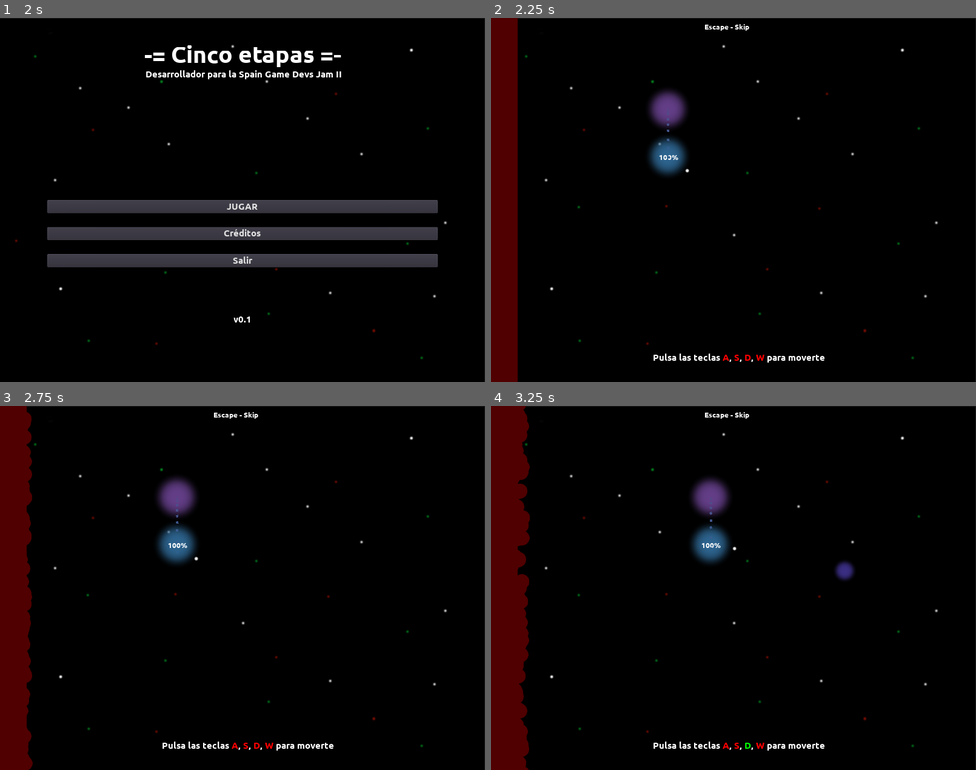
Above: before the commit, frames 1-4 (two rows, left to right).
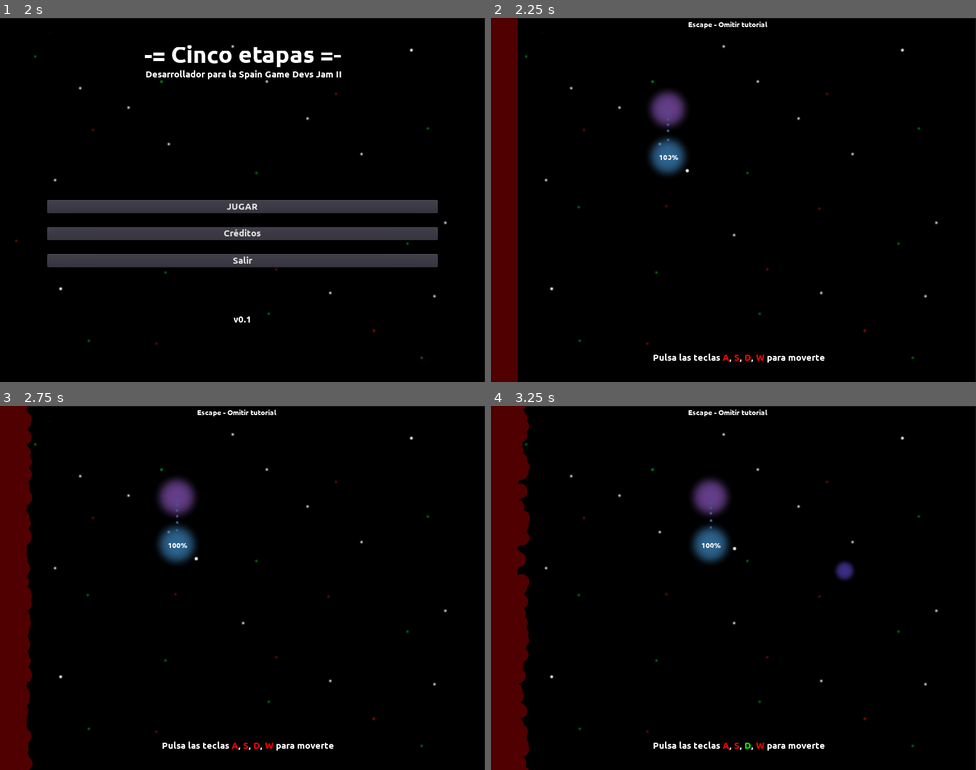
Above: after the commit, the same moments.

Repository: moisesjbc/cinco-etapas
Game: Godot game, scene res://menus/main_menu/main_menu.tscn
Two runs of this game, one before a commit and one after it. Both use one fixed random seed, a clock stepped at 60 frames per second and the inputs below.
Inputs (mouse positions are in pixels of both pictures, inside the frame that each line leads up to):
- Up to frame 1 (2 s): click "Créditos" at 0.5 s; click "Volver al menú principal" at 1.25 s
- Up to frame 2 (2.25 s): click "JUGAR" at 2 s
- Up to frame 3 (2.75 s): no input
- Up to frame 4 (3.25 s): tap Enter at 2.75 s; move the mouse to (840, 569) at 2.77 s; hold Right (ui_right) from 2.78 s (still down); click (840, 569) at 2.92 s; tap Space at 3.02 s

Frame 1 is identical in both runs. In frame 2, 0.2% of the frame differs, in the area x 40-57%, y 1-4%; in frame 3, 0.2%; in frame 4, 0.2%.

Commit message:
Minor fixes + fixed links in credits menu

Diff:
--- a/godot-project/menus/credits_menu/credits_menu.gd
+++ b/godot-project/menus/credits_menu/credits_menu.gd
@@ -3,3 +3,7 @@
 
 func _on_go_back_button_pressed():
 	get_tree().change_scene("res://menus/main_menu/main_menu.tscn")
+
+
+func _on_credits_body_meta_clicked(meta):
+	OS.shell_open(meta)
--- a/godot-project/menus/credits_menu/credits_menu.tscn
+++ b/godot-project/menus/credits_menu/credits_menu.tscn
@@ -52,22 +52,22 @@
 
 [node name="credits_title" type="Label" parent="margin_container/Panel/MarginContainer/vbox_container"]
 margin_right = 844.0
-margin_bottom = 14.0
+margin_bottom = 23.0
 custom_colors/font_color = Color( 1, 0.819608, 0, 1 )
 text = "Créditos"
 align = 1
 
 [node name="credits_body" type="RichTextLabel" parent="margin_container/Panel/MarginContainer/vbox_container"]
-margin_top = 24.0
+margin_top = 33.0
 margin_right = 844.0
-margin_bottom = 558.0
+margin_bottom = 549.0
 size_flags_horizontal = 3
 size_flags_vertical = 3
 bbcode_enabled = true
 bbcode_text = "[center]
 [color=#ffd100]Diseño, programación y gráficos[/color]
 
-Moisés J. Bonilla Caraballo ([url=www.moisesjose.com]www.moisesjose.com)[/url]
+Moisés J. Bonilla Caraballo ([url=https://www.moisesjose.com]www.moisesjose.com)[/url]
 
 [color=#ffd100]Trabajo de terceros[/color]
 
@@ -82,7 +82,7 @@
 [color=#ffd100]Software usado[/color]
 
 [url=https://godotengine.org/]Godot Engine[/url]
-[url=www.gimp.org]Gimp[/url]
+[url=https://www.gimp.org]Gimp[/url]
 [/center]"
 text = "
 Diseño, programación y gráficos
@@ -106,8 +106,9 @@
 "
 
 [node name="go_back_button" type="Button" parent="margin_container/Panel/MarginContainer/vbox_container"]
-margin_top = 568.0
+margin_top = 559.0
 margin_right = 844.0
 margin_bottom = 588.0
 text = "Volver al menú principal"
+[connection signal="meta_clicked" from="margin_container/Panel/MarginContainer/vbox_container/credits_body" to="." method="_on_credits_body_meta_clicked"]
 [connection signal="pressed" from="margin_container/Panel/MarginContainer/vbox_container/go_back_button" to="." method="_on_go_back_button_pressed"]
--- a/godot-project/menus/game_over/game_over.tscn
+++ b/godot-project/menus/game_over/game_over.tscn
@@ -8,20 +8,20 @@
 anchor_bottom = 1.0
 size_flags_horizontal = 3
 size_flags_vertical = 3
-custom_constants/margin_right = 300
-custom_constants/margin_top = 300
-custom_constants/margin_left = 300
-custom_constants/margin_bottom = 300
+custom_constants/margin_right = 250
+custom_constants/margin_top = 250
+custom_constants/margin_left = 250
+custom_constants/margin_bottom = 250
 script = ExtResource( 1 )
 __meta__ = {
 "_edit_use_anchors_": false
 }
 
 [node name="panel" type="Panel" parent="."]
-margin_left = 300.0
-margin_top = 300.0
-margin_right = 724.0
-margin_bottom = 468.0
+margin_left = 250.0
+margin_top = 250.0
+margin_right = 774.0
+margin_bottom = 518.0
 size_flags_horizontal = 3
 size_flags_vertical = 3
 
@@ -39,35 +39,35 @@
 [node name="CenterContainer" type="CenterContainer" parent="panel/margin_container"]
 margin_left = 20.0
 margin_top = 20.0
-margin_right = 404.0
-margin_bottom = 148.0
+margin_right = 504.0
+margin_bottom = 248.0
 __meta__ = {
 "_edit_use_anchors_": false
 }
 
 [node name="VBoxContainer" type="VBoxContainer" parent="panel/margin_container/CenterContainer"]
-margin_left = 108.0
-margin_top = 7.0
-margin_right = 275.0
-margin_bottom = 121.0
+margin_left = 120.0
+margin_top = 43.0
+margin_right = 363.0
+margin_bottom = 184.0
 custom_constants/separation = 30
 
 [node name="Label" type="Label" parent="panel/margin_container/CenterContainer/VBoxContainer"]
-margin_right = 167.0
-margin_bottom = 14.0
+margin_right = 243.0
+margin_bottom = 23.0
 text = "GAME OVER"
 align = 1
 
 [node name="restart_button" type="Button" parent="panel/margin_container/CenterContainer/VBoxContainer"]
-margin_top = 44.0
-margin_right = 167.0
-margin_bottom = 64.0
-text = "Intentar de nuevo"
+margin_top = 53.0
+margin_right = 243.0
+margin_bottom = 82.0
+text = "Intentarlo de nuevo"
 
 [node name="go_to_main_menu_button" type="Button" parent="panel/margin_container/CenterContainer/VBoxContainer"]
-margin_top = 94.0
-margin_right = 167.0
-margin_bottom = 114.0
+margin_top = 112.0
+margin_right = 243.0
+margin_bottom = 141.0
 text = "Volver al menú principal"
 [connection signal="pressed" from="panel/margin_container/CenterContainer/VBoxContainer/restart_button" to="." method="_on_restart_button_pressed"]
 [connection signal="pressed" from="panel/margin_container/CenterContainer/VBoxContainer/go_to_main_menu_button" to="." method="_on_go_to_main_menu_button_pressed"]
--- a/godot-project/menus/main_menu/main_menu.tscn
+++ b/godot-project/menus/main_menu/main_menu.tscn
@@ -59,7 +59,7 @@
 [node name="made_for_label" type="Label" parent="margin_container/root_vbox_container/title_margin_container/title_vbox_container"]
 margin_top = 61.0
 margin_right = 824.0
-margin_bottom = 75.0
+margin_bottom = 84.0
 text = "Desarrollador para la Spain Game Devs Jam II"
 align = 1
 
@@ -73,25 +73,25 @@
 
 [node name="play_button" type="Button" parent="margin_container/root_vbox_container/vbox_container"]
 margin_right = 824.0
-margin_bottom = 20.0
+margin_bottom = 29.0
 text = "JUGAR"
 
 [node name="credits_button" type="Button" parent="margin_container/root_vbox_container/vbox_container"]
-margin_top = 50.0
+margin_top = 59.0
 margin_right = 824.0
-margin_bottom = 70.0
+margin_bottom = 88.0
 text = "Créditos"
 
 [node name="exit_button" type="Button" parent="margin_container/root_vbox_container/vbox_container"]
-margin_top = 100.0
+margin_top = 118.0
 margin_right = 824.0
-margin_bottom = 120.0
+margin_bottom = 147.0
 text = "Salir"
 
 [node name="version_label" type="Label" parent="margin_container/root_vbox_container/vbox_container"]
-margin_top = 234.0
+margin_top = 243.0
 margin_right = 824.0
-margin_bottom = 248.0
+margin_bottom = 266.0
 size_flags_horizontal = 3
 size_flags_vertical = 6
 text = "v0.1"
--- a/godot-project/scenes/main_scene/main_scene.tscn
+++ b/godot-project/scenes/main_scene/main_scene.tscn
@@ -102,12 +102,12 @@
 anchor_top = 1.0
 anchor_right = 1.0
 anchor_bottom = 1.0
-margin_left = 441.089
-margin_top = 9.54095
-margin_right = 541.089
-margin_bottom = 28.541
+margin_left = 407.031
+margin_top = 4.50127
+margin_right = 588.031
+margin_bottom = 23.5013
 custom_fonts/font = SubResource( 1 )
-text = "Escape - Skip"
+text = "Escape - Omitir tutorial"
 __meta__ = {
 "_edit_use_anchors_": false
 }
